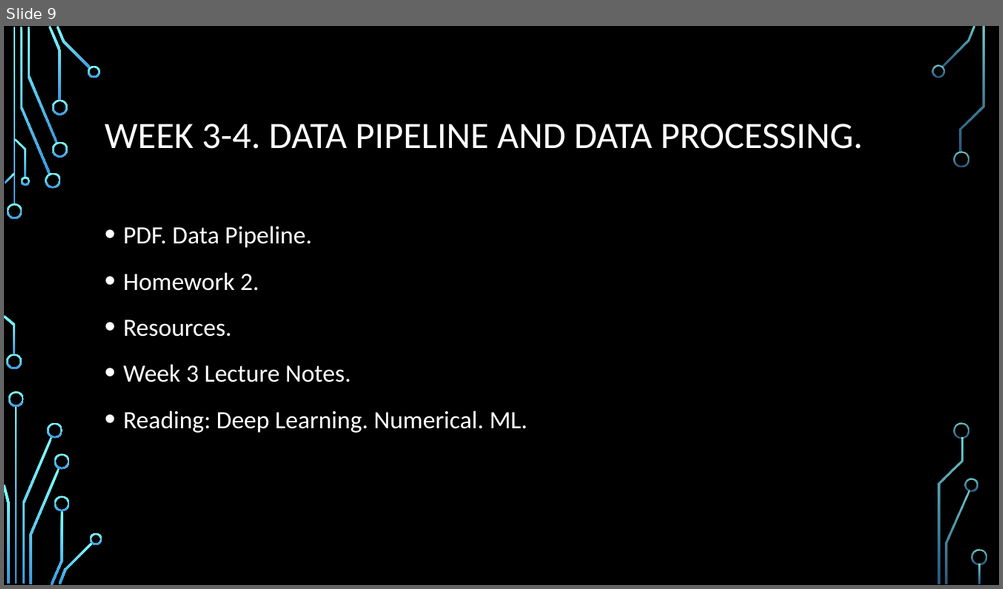
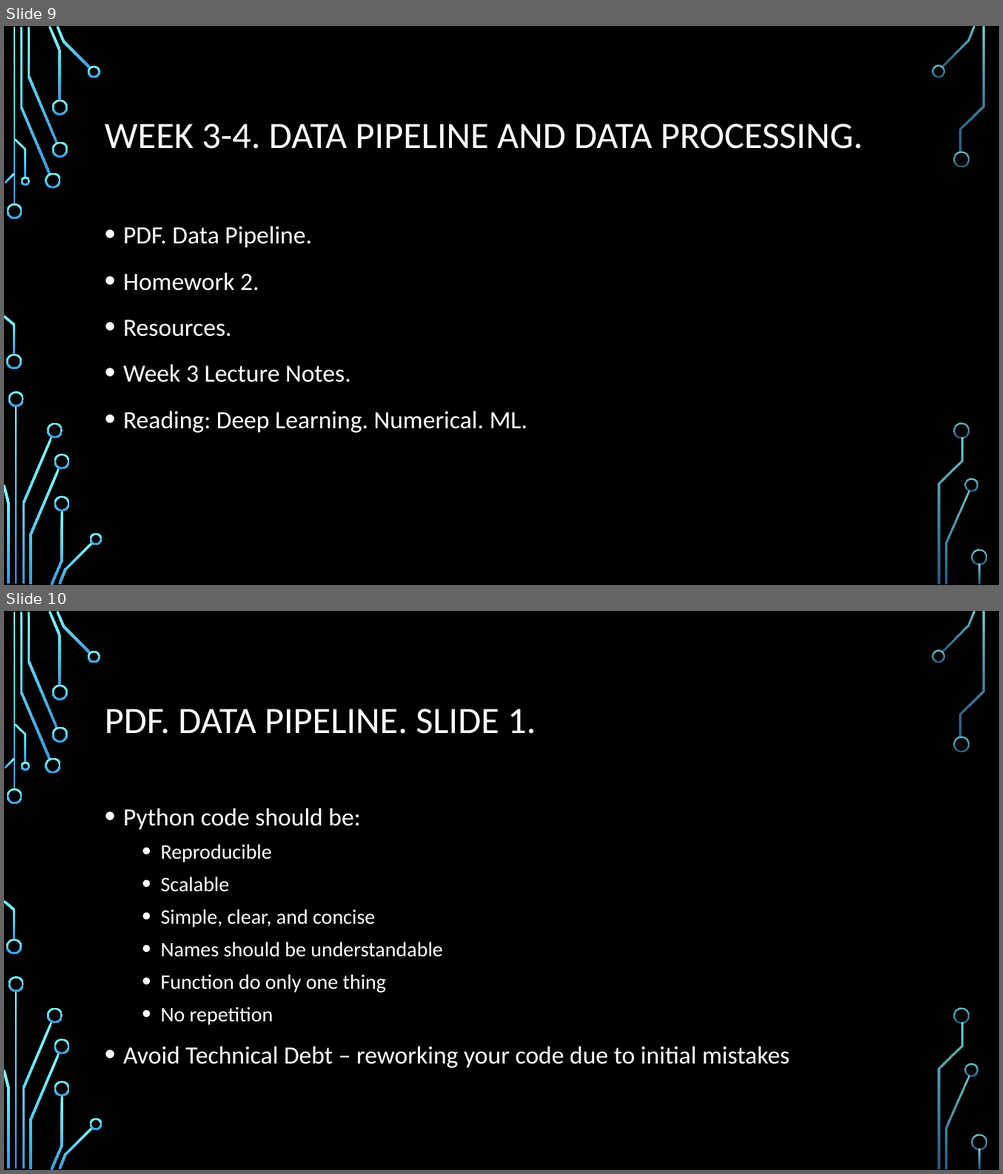
Before and after one commit to mgroysman/Data-622.-Fall-2019., a slide deck: Data 622.pptx. Shown one above the other, each under a label of ours: slide 9 before the commit, slides 9 and 10 after it. The pictures are 1003x589 and 1003x1174 pixels, drawn with LibreOffice and Linux fonts; fonts in the diff are those of the drawing; background and template pictures are left out. Boxes give left, top, right and bottom in pixels: in the first picture for what was removed or moved away, otherwise in the second. Text is boxed around its words. In the diff, an @@ line names an element or a change of style, - is before the commit and + after.

```diff
--- a/Data 622.pptx
+++ b/Data 622.pptx
@@ slide 10 added at <box>4,611,999,1170</box>, background picture (left out); not listed: 36 template elements that a slide beside it also shows @@
@@ title added at <box>105,709,535,734</box>, 36 pt, text #FFFFFF @@
+PDF. DATA PIPELINE. SLIDE 1.
@@ text added at <box>123,808,789,1068</box>, 20 pt, text #FFFFFF @@
+• Python code should be:
+  • Reproducible
+  • Scalable
+  • Simple, clear, and concise
+  • Names should be understandable
+  • Function do only one thing
+  • No repetition
+• Avoid Technical Debt – reworking your code due to initial mistakes
```
Also in this commit, not shown: 3 slides changed, 28 other slides added, 1 slide removed.
